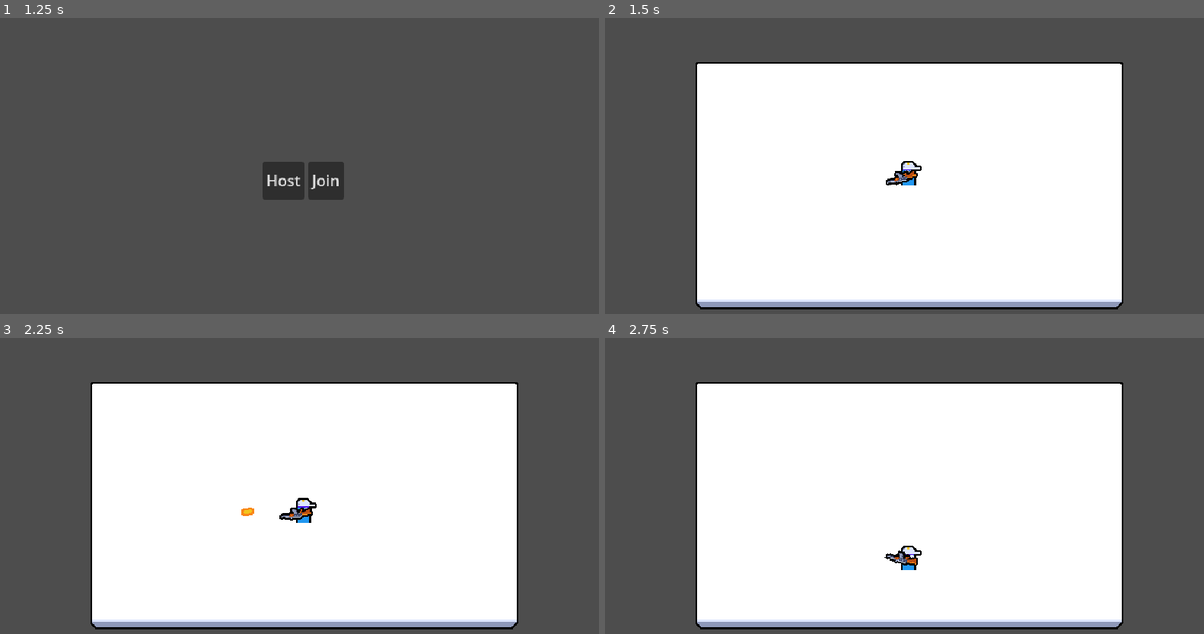
Above: before the commit, frames 1-4 (two rows, left to right).
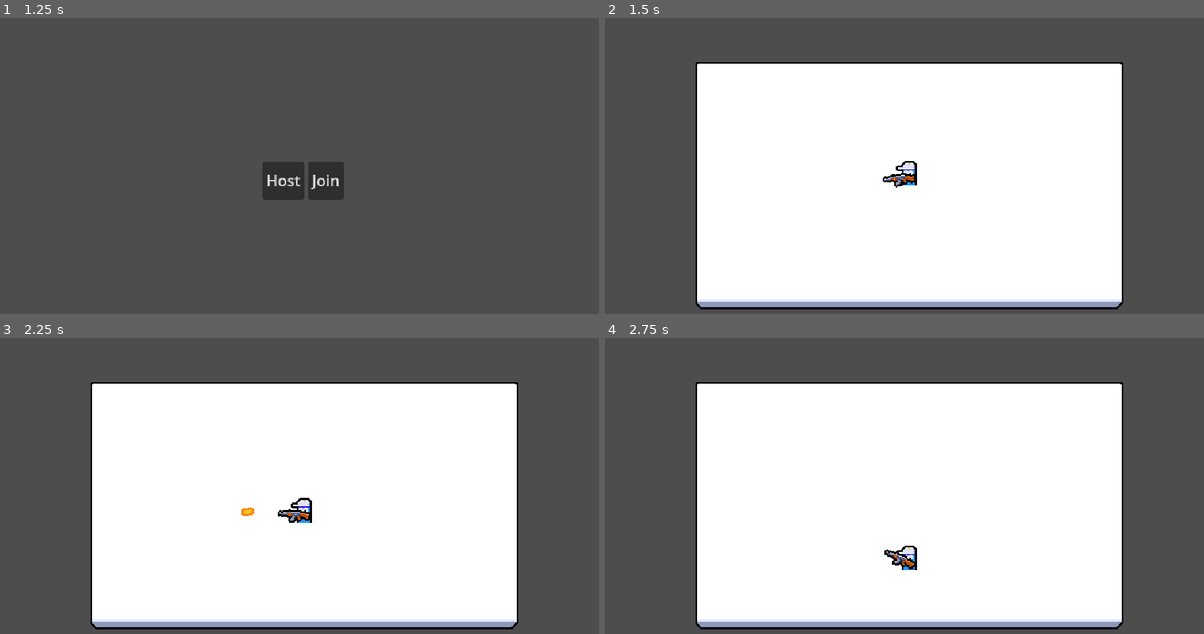
Above: after the commit, the same moments.

Repository: exglegaming/Multiplayer-Course
Game: Godot game, scene res://scenes/ui/main_menu/main_menu.tscn
The game is run twice, just before and just after one commit, with the same random seed, the same clock (stepped at 60 frames per second) and the same inputs.
Inputs (mouse positions are in pixels of both pictures, inside the frame that each line leads up to):
- Up to frame 1 (1.25 s): tap Enter at 0.5 s; move the mouse to (437, 163) at 0.52 s; press the mouse at (437, 163) at 0.53 s; hold D (move_right) from 0.53 s (still down)
- Up to frame 2 (1.5 s): release D (move_right) at 1.25 s; release the mouse at (1042, 163) at 1.25 s; click "Host" at 1.25 s
- Up to frame 3 (2.25 s): tap Space at 2 s; move the mouse to (179, 518) at 2.02 s; hold S (move_down) from 2.03 s (still down); click (179, 518) at 2.1 s
- Up to frame 4 (2.75 s): keep holding S (move_down)

Frame 1 is identical in both runs. In frame 2, 0.2% of the frame differs, in the area x 46-53%, y 48-58%; in frame 3, 0.2%; in frame 4, 0.2%.

Commit message:
proper weapon rotation and player flipping

Diff:
--- a/scenes/entities/player/player.tscn
+++ b/scenes/entities/player/player.tscn
@@ -23,7 +23,7 @@
 script = ExtResource("1_1hmtu")
 
 [node name="PlayerInputSynchronizerComponent" parent="." node_paths=PackedStringArray("aim_root") instance=ExtResource("2_635qg")]
-aim_root = NodePath("../WeaponRoot")
+aim_root = NodePath("../Visuals/WeaponRoot")
 
 [node name="MultiplayerSynchronizer" type="MultiplayerSynchronizer" parent="."]
 replication_config = SubResource("SceneReplicationConfig_635qg")
@@ -35,7 +35,24 @@
 wait_time = 0.25
 one_shot = true
 
+[node name="Visuals" type="Node2D" parent="."]
+
+[node name="Sprite2D" type="Sprite2D" parent="Visuals"]
+texture = ExtResource("3_58kc7")
+centered = false
+offset = Vector2(-8, -26)
+
+[node name="WeaponRoot" type="Node2D" parent="Visuals"]
+position = Vector2(0, -9)
+
+[node name="Sprite2D" type="Sprite2D" parent="Visuals/WeaponRoot"]
+position = Vector2(6, 0)
+texture = ExtResource("4_nh4ur")
+centered = false
+offset = Vector2(-13, -6)
+
 [node name="HurtboxComponent" parent="." node_paths=PackedStringArray("health_component") instance=ExtResource("4_8akj5")]
+visible = false
 position = Vector2(0, -11)
 collision_mask = 4
 health_component = NodePath("../HealthComponent")
@@ -43,20 +60,6 @@
 [node name="CollisionShape2D" type="CollisionShape2D" parent="HurtboxComponent"]
 shape = SubResource("CircleShape2D_8akj5")
 
-[node name="Sprite2D" type="Sprite2D" parent="."]
-texture = ExtResource("3_58kc7")
-centered = false
-offset = Vector2(-9, -26)
-
-[node name="WeaponRoot" type="Node2D" parent="."]
-position = Vector2(0, -9)
-
-[node name="Sprite2D" type="Sprite2D" parent="WeaponRoot"]
-position = Vector2(6, 0)
-texture = ExtResource("4_nh4ur")
-centered = false
-offset = Vector2(-15, -6)
-
 [node name="CollisionShape2D" type="CollisionShape2D" parent="."]
 visible = false
 position = Vector2(0, -10)
--- a/scripts/entities/player/player.gd
+++ b/scripts/entities/player/player.gd
@@ -5,10 +5,10 @@
 var bullet_scene: PackedScene = preload("uid://c7aiae8nm0c3v")
 
 @onready var player_input_synchronizer_component: PlayerInputSynchronizerComponent = $PlayerInputSynchronizerComponent
-@onready var weapon_root: Node2D = $WeaponRoot
+@onready var weapon_root: Node2D = $Visuals/WeaponRoot
 @onready var fire_rate_timer: Timer = $FireRateTimer
 @onready var health_component: HealthComponent = $HealthComponent
-
+@onready var visuals: Node2D = $Visuals
 
 func _ready() -> void:
     player_input_synchronizer_component.set_multiplayer_authority(input_multiplayer_authority)
@@ -16,14 +16,19 @@
 
 
 func _process(_delta: float) -> void:
-    var aim_position: Vector2 =  weapon_root.global_position + player_input_synchronizer_component.aim_vector
-    weapon_root.look_at(aim_position)
-
+    update_aim_position()
     if is_multiplayer_authority():
         velocity = player_input_synchronizer_component.movement_vector * 100
         move_and_slide()
         if player_input_synchronizer_component.is_attack_pressed:
             try_create_bullet()
+
+
+func update_aim_position() -> void:
+    var aim_vector: Vector2 = player_input_synchronizer_component.aim_vector
+    var aim_position: Vector2 =  weapon_root.global_position + aim_vector
+    visuals.scale = Vector2.ONE if aim_vector.x >= 0 else Vector2(-1, 1)
+    weapon_root.look_at(aim_position)
 
 
 func try_create_bullet() -> void:
